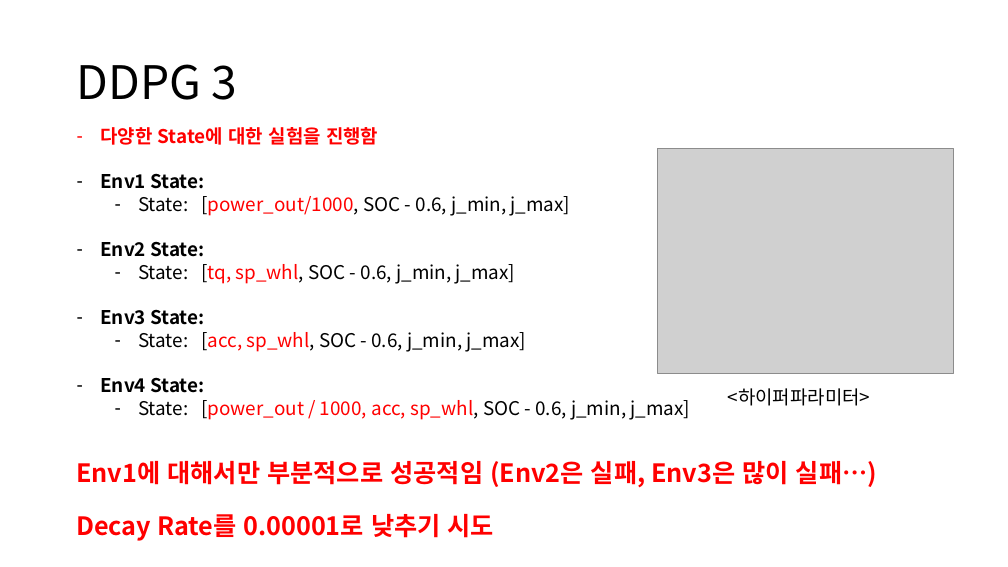
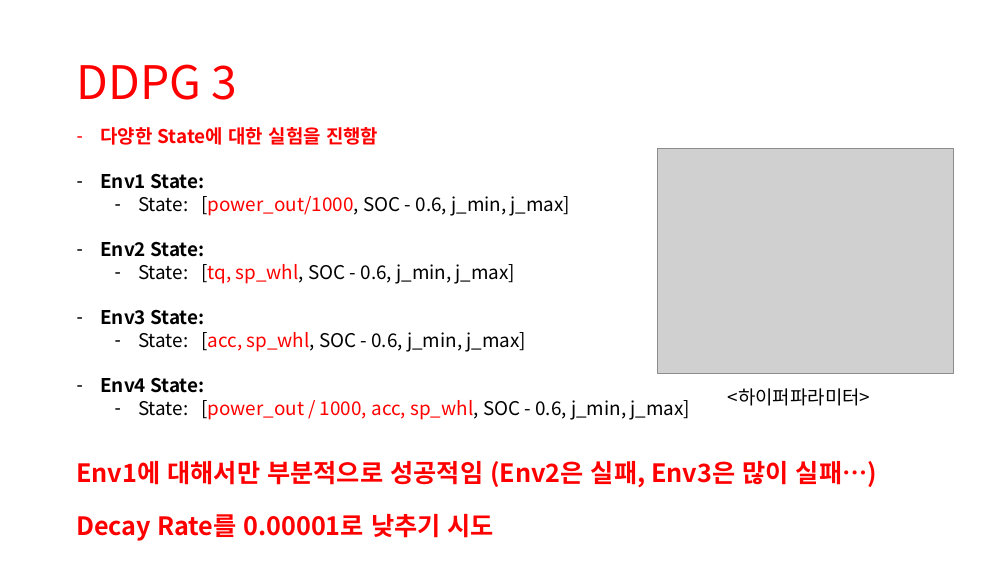
Before and after one commit to zidane89/experiment, a slide deck: slide 16 of 실험정리.pptx. Drawn at 1008x567 pixels with LibreOffice and Linux fonts; fonts in the diff are those of the drawing; grey boxes stand for pictures. Boxes give left, top, right and bottom in pixels: in the first picture for what was removed or moved away, otherwise in the second. Text is boxed around its words. In the diff, an @@ line names an element or a change of style, - is before the commit and + after.

```diff
--- a/실험정리.pptx
+++ b/실험정리.pptx
@@ title "DDPG 3" at [77,64,238,100]: text colour #000000 to #FF0000 @@
```
Also in this commit, not shown: 1 other slide changed, 1 slide added, 4 other files.
